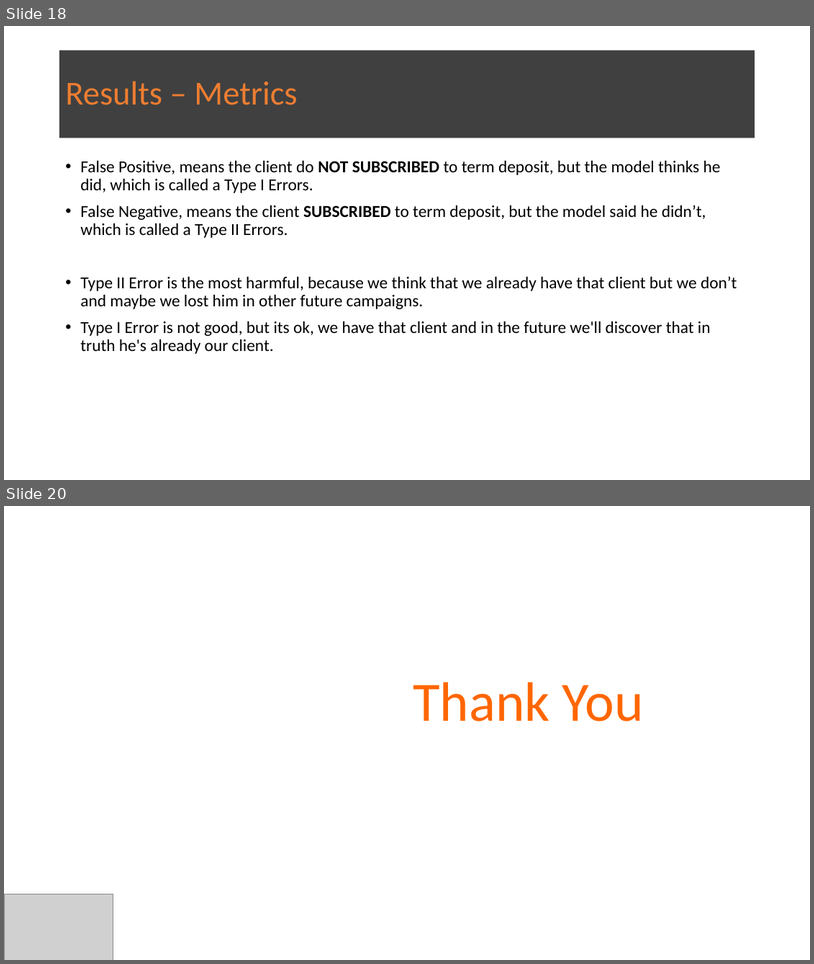
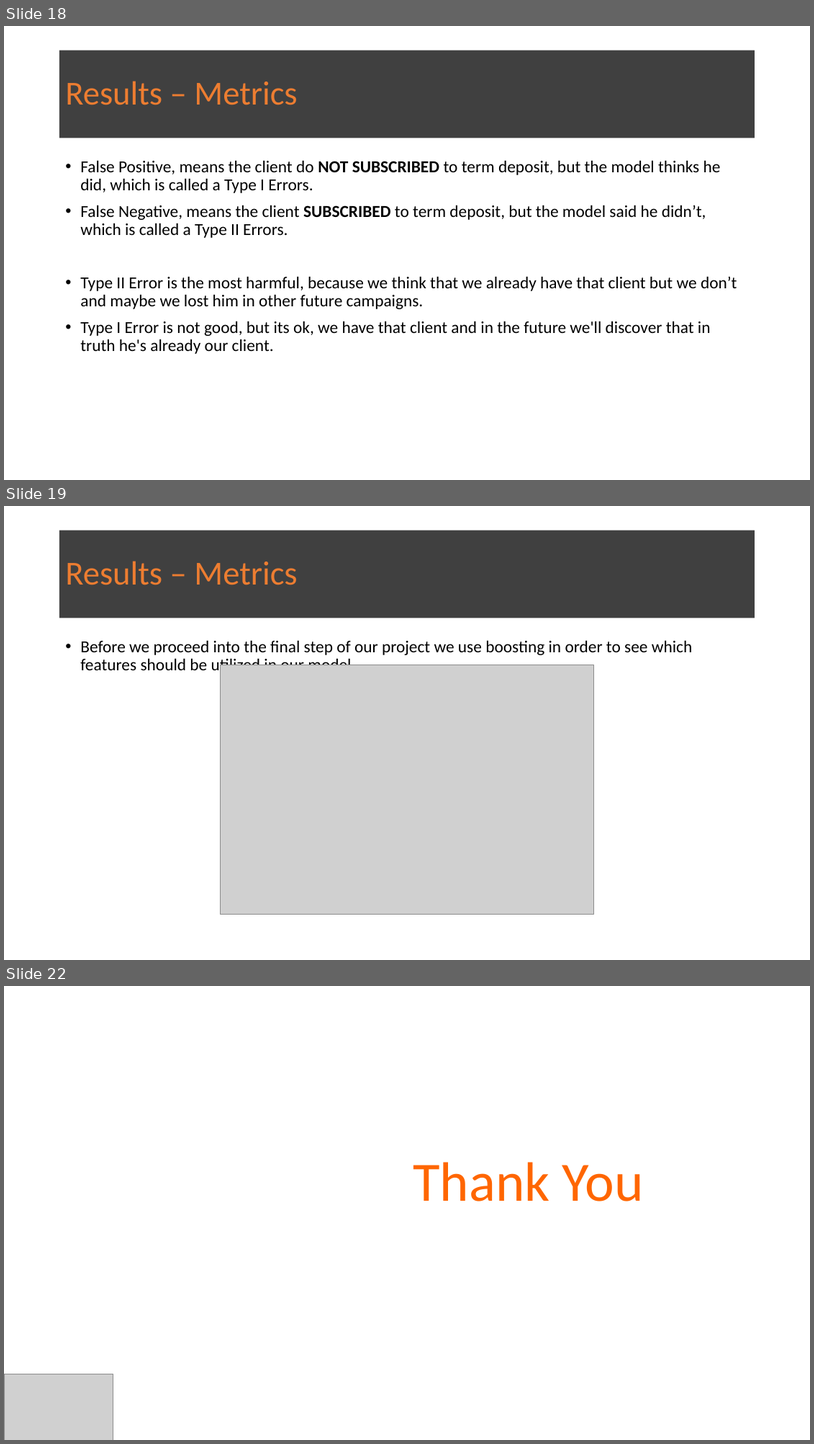
Before and after one commit to gmoysiad/bank_marketing_campaign, a slide deck: Week 13 Deliverables/BANK-MARKETING-CAMPAIGN.pptx. Shown one above the other, each under a label of ours: slides 18 and 20 before the commit, slides 18, 19 and 22 after it; the slides between them are not shown. The pictures are 814x964 and 814x1444 pixels, drawn with LibreOffice and Linux fonts; fonts in the diff are those of the drawing; grey boxes stand for pictures. Boxes give left, top, right and bottom in pixels: in the first picture for what was removed or moved away, otherwise in the second. Text is boxed around its words. In the diff, an @@ line names an element or a change of style, - is before the commit and + after.

```diff
--- a/Week 13 Deliverables/BANK-MARKETING-CAMPAIGN.pptx
+++ b/Week 13 Deliverables/BANK-MARKETING-CAMPAIGN.pptx
@@ slide 19 added at [4, 506, 810, 960], background #FFFFFF @@
@@ title added at [59, 530, 756, 618], fill #404040, 40 pt, text #ED7D31 @@
+Results – Metrics
@@ text added at [80, 640, 692, 675], 20 pt, text #000000 @@
+• Before we proceed into the final step of our project we use boosting in order to see which features should be utilized in our model
@@ picture added at [221, 664, 594, 914] @@
@@ what was slide 20 is now slide 22 @@
```
Also in this commit, not shown: 1 slide changed, 1 other slide added, 3 other files.
